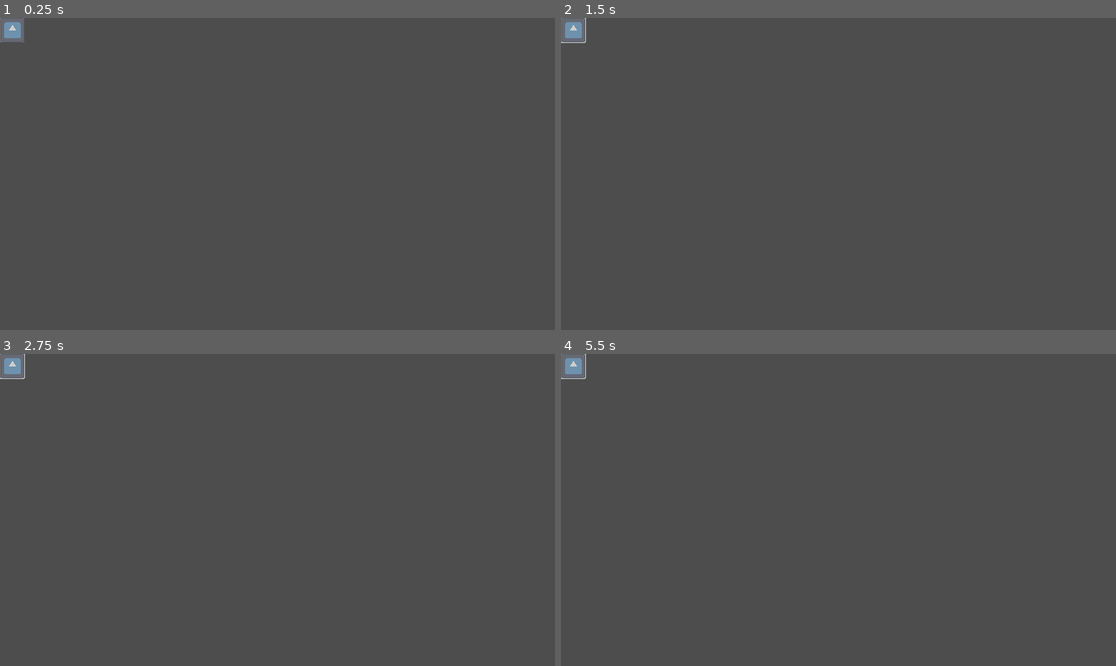
Above: before the commit, frames 1-4 (two rows, left to right).
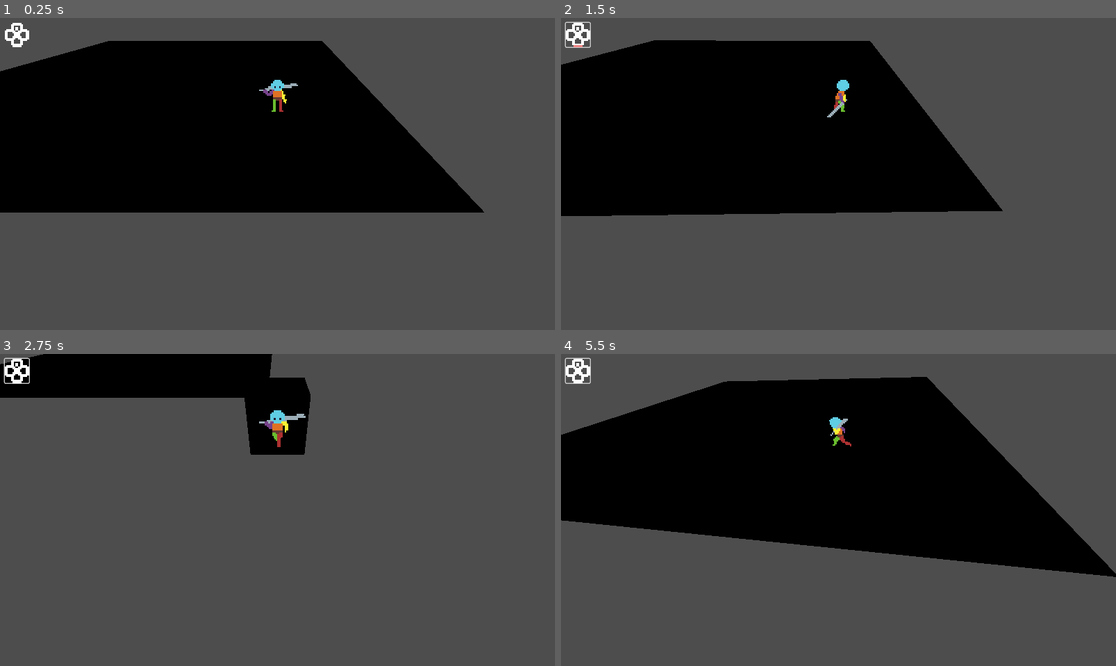
Above: after the commit, the same moments.

Repository: torbenvanassche/necro_ascension
Game: Godot game, scene res://scenes/test.tscn
The game is run twice, just before and just after one commit, with the same random seed, the same clock (stepped at 60 frames per second) and the same inputs. The engine's default icon, where the game draws it, is replaced by a stand-in: a white triangle on a blue panel in a dark square.
Inputs (mouse positions are in pixels of both pictures, inside the frame that each line leads up to; where the layout moved, square brackets give the same spot in the first picture):
- Up to frame 1 (0.25 s): no input
- Up to frame 2 (1.5 s): click (577, 33) [572, 30] at 0.5 s; tap Enter at 1.25 s; move the mouse to (960, 158) at 1.27 s; hold D (right) from 1.28 s (still down); click (960, 158) at 1.35 s
- Up to frame 3 (2.75 s): move the mouse to (166, 525) at 2.02 s; release D (right) at 2.03 s; hold S (back) from 2.03 s (still down); tap E (interact) at 2.1 s
- Up to frame 4 (5.5 s): move the mouse to (894, 441) at 2.77 s; release S (back) at 2.78 s; hold D (right) 2.78-3.53 s; click (894, 441) at 2.85 s; move the mouse to (810, 572) at 3.52 s; hold W (forward) 3.53-4.28 s; tap E (interact) at 3.6, 5.1 s; move the mouse to (1005, 556) at 4.27 s; hold A (left) from 4.28 s (still down); click (1005, 556) at 4.35 s; move the mouse to (672, 463) at 5.02 s

The runs differ from the first frame. In frame 1, 39% of the frame differs, in the area x 0-88%, y 0-63%; in frame 2, 37%; in frame 3, 9.2%; in frame 4, 41%, in the area x 0-100%, y 0-72%.

Commit message:
added input parser and placeholder UI elements

Diff:
--- /dev/null
+++ b/input_prompts/input_json_parser.gd
@@ -0,0 +1,19 @@
+@tool
+class_name InputDisplayer extends CustomTextureRect
+
+@export_file("*.json") var dictionary_path: String;
+var _keys: Dictionary:
+	get:
+		if !_keys:
+			_keys = FileUtils.load_json(dictionary_path)
+		return _keys;
+
+@export var key: String:
+	set(value):
+		_keys = FileUtils.load_json(dictionary_path)
+
+		key = value;
+		var entry = _keys.keyboard.get(key)
+		if entry:
+			origin_rect = Rect2(entry[0] * _keys.rect_size[0], entry[1] * _keys.rect_size[1], _keys.rect_size[0] * entry[2], _keys.rect_size[1] * entry[3])
+			queue_redraw()
--- /dev/null
+++ b/input_prompts/input_mapper.gd
@@ -0,0 +1,8 @@
+class_name InputMapper extends Node
+
+static func get_key(key: String) -> String:
+	if InputMap.has_action(key):
+		var events = InputMap.action_get_events(key)
+		print((events[0] as InputEventKey).as_text_physical_keycode().to_lower())
+		return (events[0] as InputEventKey).as_text_physical_keycode().to_lower();
+	return ""
--- /dev/null
+++ b/input_prompts/input_prompts.json
@@ -0,0 +1,60 @@
+{
+	"rect_size": [16, 16],
+	"controller": {
+		"a": [4, 0, 1, 1],
+		"b": [5, 0, 1, 1],
+		"x": [6, 0, 1, 1],
+		"y": [7, 0, 1, 1],
+	},
+	"keyboard": {
+		"escape": [17, 0, 1, 1],
+		"f1": [18, 0, 1, 1],
+		"f2": [19, 0, 1, 1],
+		"f3": [20, 0, 1, 1],
+		"f4": [21, 0, 1, 1],
+		"f5": [22, 0, 1, 1],
+		"f6": [23, 0, 1, 1],
+		"f7": [24, 0, 1, 1],
+		"f8": [25, 0, 1, 1],
+		"f9": [26, 0, 1, 1],
+		"f10": [27, 0, 1, 1],
+		"f11": [28, 0, 1, 1],
+		"f12": [29, 0, 1, 1],
+		"~": [30, 0, 1, 1],
+		"!": [31, 0, 1, 1],
+		"@": [32, 0, 1, 1],
+		"#": [33, 0, 1, 1],
+
+		"1": [17, 1, 1, 1],
+		"2": [18, 1, 1, 1],
+		"3": [19, 1, 1, 1],
+		"4": [20, 1, 1, 1],
+		"5": [21, 1, 1, 1],
+		"6": [22, 1, 1, 1],
+		"7": [23, 1, 1, 1],
+		"8": [24, 1, 1, 1],
+		"9": [25, 1, 1, 1],
+		"0": [26, 1, 1, 1],
+		"-": [27, 1, 1, 1],
+		"+": [28, 1, 1, 1],
+		"=": [29, 1, 1, 1],
+		"_": [30, 1, 1, 1],
+		":": [31, 1, 1, 1],
+		"backspace": [32, 1, 2, 1],
+
+		"q": [17, 2, 1, 1],
+		"w": [18, 2, 1, 1],
+		"e": [19, 2, 1, 1],
+		"r": [20, 2, 1, 1],
+		"t": [21, 2, 1, 1],
+		"y": [22, 2, 1, 1],
+		"u": [23, 2, 1, 1],
+		"i": [24, 2, 1, 1],
+		"o": [25, 2, 1, 1],
+		"p": [26, 2, 1, 1],
+		"[": [27, 2, 1, 1],
+		"]": [28, 2, 1, 1],
+		"{": [29, 2, 1, 1],
+		"}": [30, 2, 1, 1],
+	}
+}
--- a/resources/basic_attack.tres
+++ b/resources/basic_attack.tres
@@ -2,10 +2,10 @@
 
 [ext_resource type="Script" path="res://scripts/data/ability_resource.gd" id="1_sm47n"]
 [ext_resource type="Script" path="res://scripts/abilities/attack.gd" id="1_sx14c"]
-[ext_resource type="Texture2D" uid="uid://cjl5kpqatojqn" path="res://icon.svg" id="3_20hxh"]
+[ext_resource type="Texture2D" uid="uid://dnkvflu6wdf0d" path="res://sprites/abilities/tile_0273.png" id="3_nw7tp"]
 
 [resource]
 script = ExtResource("1_sm47n")
 cooldown = 1.0
-ui_sprite = ExtResource("3_20hxh")
+ui_sprite = ExtResource("3_nw7tp")
 ability_script = ExtResource("1_sx14c")
--- a/scenes/ability_ui.tscn
+++ b/scenes/ability_ui.tscn
@@ -1,12 +1,13 @@
-[gd_scene load_steps=4 format=3 uid="uid://u174e626pg4g"]
+[gd_scene load_steps=5 format=3 uid="uid://u174e626pg4g"]
 
 [ext_resource type="Script" path="res://scripts/runtime/ability_slot.gd" id="1_q3as8"]
+[ext_resource type="Texture2D" uid="uid://dnkvflu6wdf0d" path="res://sprites/abilities/tile_0273.png" id="2_d0se1"]
 
 [sub_resource type="StyleBoxFlat" id="StyleBoxFlat_1rwyh"]
 bg_color = Color(0.572549, 0.572549, 0.572549, 0)
 
 [sub_resource type="StyleBoxFlat" id="StyleBoxFlat_nbg6a"]
-bg_color = Color(0.6, 0.6, 0.6, 0.478431)
+bg_color = Color(0.870588, 0, 0, 0.478431)
 
 [node name="ability_button" type="Button"]
 process_mode = 1
@@ -19,7 +20,8 @@
 
 [node name="border_texture" type="TextureRect" parent="."]
 clip_children = 2
-custom_minimum_size = Vector2(51, 50)
+clip_contents = true
+custom_minimum_size = Vector2(50, 50)
 layout_mode = 1
 anchors_preset = 15
 anchor_right = 1.0
@@ -30,23 +32,17 @@
 expand_mode = 3
 
 [node name="ability_texture" type="TextureRect" parent="border_texture"]
+clip_children = 2
 layout_mode = 1
-anchors_preset = 8
-anchor_left = 0.5
-anchor_top = 0.5
-anchor_right = 0.5
-anchor_bottom = 0.5
-offset_left = -25.0
-offset_top = -25.0
-offset_right = 25.0
-offset_bottom = 25.0
+anchors_preset = 15
+anchor_right = 1.0
+anchor_bottom = 1.0
 grow_horizontal = 2
 grow_vertical = 2
 pivot_offset = Vector2(25, 25)
-expand_mode = 2
+texture = ExtResource("2_d0se1")
 
-[node name="cooldown_overlay" type="ProgressBar" parent="border_texture"]
-clip_contents = true
+[node name="cooldown_overlay" type="ProgressBar" parent="border_texture/ability_texture"]
 layout_mode = 1
 anchors_preset = 15
 anchor_right = 1.0
@@ -57,6 +53,6 @@
 theme_override_styles/background = SubResource("StyleBoxFlat_1rwyh")
 theme_override_styles/fill = SubResource("StyleBoxFlat_nbg6a")
 max_value = 1.0
-value = 1.0
+value = 0.61
 fill_mode = 3
 show_percentage = false
--- a/scenes/test.tscn
+++ b/scenes/test.tscn
@@ -15,7 +15,6 @@
 script = ExtResource("1_qqdqb")
 
 [node name="Level" type="Node3D" parent="."]
-visible = false
 
 [node name="floor-small-square" parent="Level" instance=ExtResource("1_ud2qd")]
 
@@ -65,4 +64,10 @@
 [node name="CanvasLayer" type="CanvasLayer" parent="."]
 
 [node name="ability_button" parent="CanvasLayer" instance=ExtResource("5_rrglt")]
+offset_left = 10.0
+offset_top = 10.0
+offset_right = 60.0
+offset_bottom = 60.0
 ability_data = ExtResource("6_3tnfq")
+
+[node name="Timer" type="Timer" parent="."]
--- a/scripts/character_controller.gd
+++ b/scripts/character_controller.gd
@@ -68,14 +68,15 @@
 			heading = "up" if direction.z < 0 else "down"
 	else:
 		player_state = "idle";
-	move_and_slide()
+	move_and_slide();
 
+	animation_controller.animation_state = "%s_%s" % [player_state, heading];
+
+func _unhandled_input(event: InputEvent) -> void:
 	if Input.is_action_just_pressed(("attack")):
 		play_one_shot("attack");
 		set_attack_monitoring(true)
 		animation_controller.one_shot_ended.connect(set_attack_monitoring.bind(false), CONNECT_ONE_SHOT);
-
-	animation_controller.animation_state = "%s_%s" % [player_state, heading];
 
 func play_one_shot(anim_name: String):
 	animation_controller.one_shot("%s_%s" % [anim_name, heading])
--- a/scripts/runtime/ability_runtime.gd
+++ b/scripts/runtime/ability_runtime.gd
@@ -6,12 +6,15 @@
 var cooldown_timer: Timer = null;
 var _action: Node;
 
+signal executed();
+
 func _init(resource: AbilityResource = null):
 	if resource != null:
 		data = resource.duplicate();
 		if resource.cooldown != 0:
 			cooldown_timer = Timer.new();
 			cooldown_timer.wait_time = resource.cooldown;
+			cooldown_timer.one_shot = true;
 			self.add_child(cooldown_timer)
 		_action = Node.new();
 		_action.set_script(data.ability_script);
@@ -19,4 +22,9 @@
 			assert("%s is missing an execute function on ability: " % resource.resource_name)
 
 func execute(options: Dictionary = {}):
+	if not cooldown_timer.is_stopped():
+		return;
+
 	_action.execute(options);
+	executed.emit();
+	cooldown_timer.start()
--- a/scripts/runtime/ability_slot.gd
+++ b/scripts/runtime/ability_slot.gd
@@ -2,13 +2,18 @@
 
 @export var ability_data: AbilityResource;
 
-@onready var cooldown_overlay: ProgressBar = $border_texture/cooldown_overlay;
+@onready var cooldown_overlay: ProgressBar = $border_texture/ability_texture/cooldown_overlay;
 @onready var ability_texture: TextureRect = $border_texture/ability_texture;
 var ability_runtime: AbilityRuntime;
 
 func _ready():
 	ability_runtime = AbilityRuntime.new(ability_data);
 	pressed.connect(func(): ability_runtime.execute())
+	self.add_child(ability_runtime)
+	cooldown_overlay.value = 0;
 
 	if ability_texture != null:
 		ability_texture.texture = ability_data.ui_sprite
+
+func _process(delta: float) -> void:
+	cooldown_overlay.value = ability_runtime.cooldown_timer.time_left / ability_runtime.cooldown_timer.wait_time;
--- /dev/null
+++ b/scripts/utils/class_extensions/custom_texture_rect.gd
@@ -0,0 +1,19 @@
+@tool
+class_name CustomTextureRect extends Control
+
+@export var texture: Texture2D;
+@export var size_override_x: int = 50;
+@export var sprite_size: Vector2;
+@export var origin_rect: Rect2 = Rect2(0, 0, 1, 1):
+	set(value):
+		origin_rect = value
+		queue_redraw()
+
+func _draw():
+	if origin_rect.size == Vector2.ZERO:
+		Debug.err("Drawing a CustomTextureRect without size will cause issues!")
+		origin_rect.size = sprite_size;
+
+	size.x = size_override_x * origin_rect.size.x / origin_rect.size.y;
+	size.y = size.x * (origin_rect.size.y / origin_rect.size.x)
+	draw_texture_rect_region(texture, Rect2(0, 0, size.x, size.y), origin_rect)
--- /dev/null
+++ b/scripts/utils/helpers/file_utils.gd
@@ -0,0 +1,28 @@
+class_name FileUtils
+
+static func load_json(file_path: String):
+	if(FileAccess.file_exists(file_path)):
+		var data_file = FileAccess.open(file_path, FileAccess.READ)
+		var parsed_result = JSON.parse_string(data_file.get_as_text())
+		return parsed_result
+
+static func load_items(file_path: String):
+	if(FileAccess.file_exists(file_path)):
+		var data_file = FileAccess.open(file_path, FileAccess.READ)
+		var parsed_result = JSON.parse_string(data_file.get_as_text())
+
+		if parsed_result is Dictionary:
+			for item in parsed_result:
+				parsed_result[item].id = item;
+				pass
+			return parsed_result
+		else:
+			printerr("Error reading file.")
+	else:
+		printerr("File does not exist!")
+
+static func get_item(dict: Dictionary, item_name: String):
+	for item in dict.values():
+		if item["name"] == item_name:
+			return item["name"]
+	return null
Not shown, added: input_prompts/tilemap.png.import
Binary file added: input_prompts/tilemap_white_packed.png
Not shown, added: input_prompts/tilemap_white_packed.png.import
Binary file added: sprites/abilities/tile_0273.png
Not shown, added: sprites/abilities/tile_0273.png.import
Binary file added: sprites/abilities/tile_0274.png
Not shown, added: sprites/abilities/tile_0274.png.import
Binary file added: sprites/abilities/tile_0275.png
Not shown, added: sprites/abilities/tile_0275.png.import
Binary file added: sprites/abilities/tile_0276.png
Not shown, added: sprites/abilities/tile_0276.png.import
